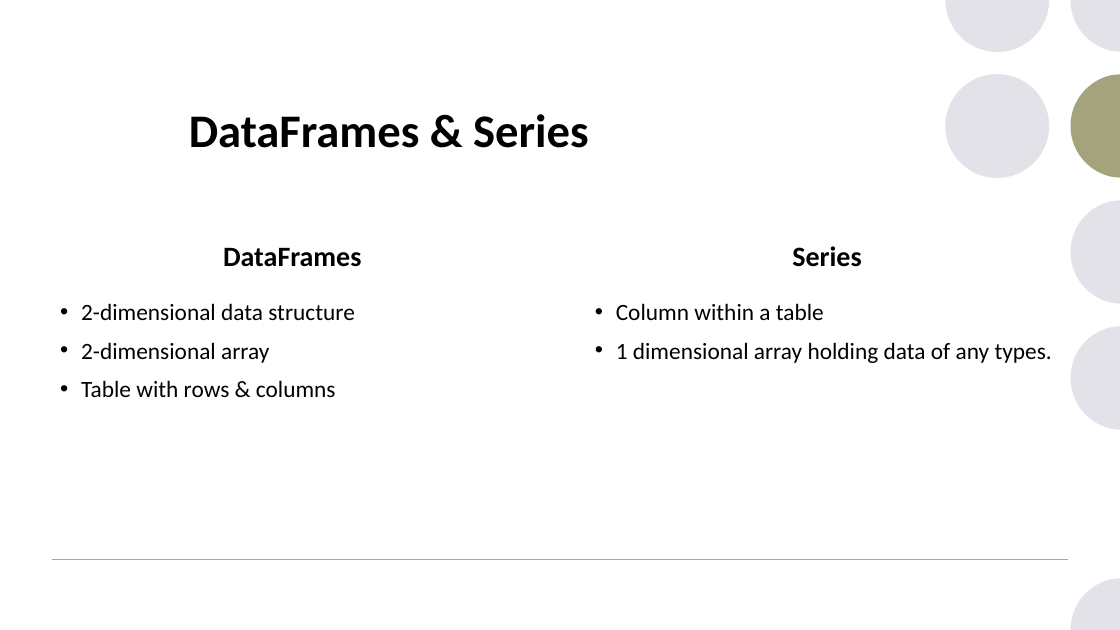
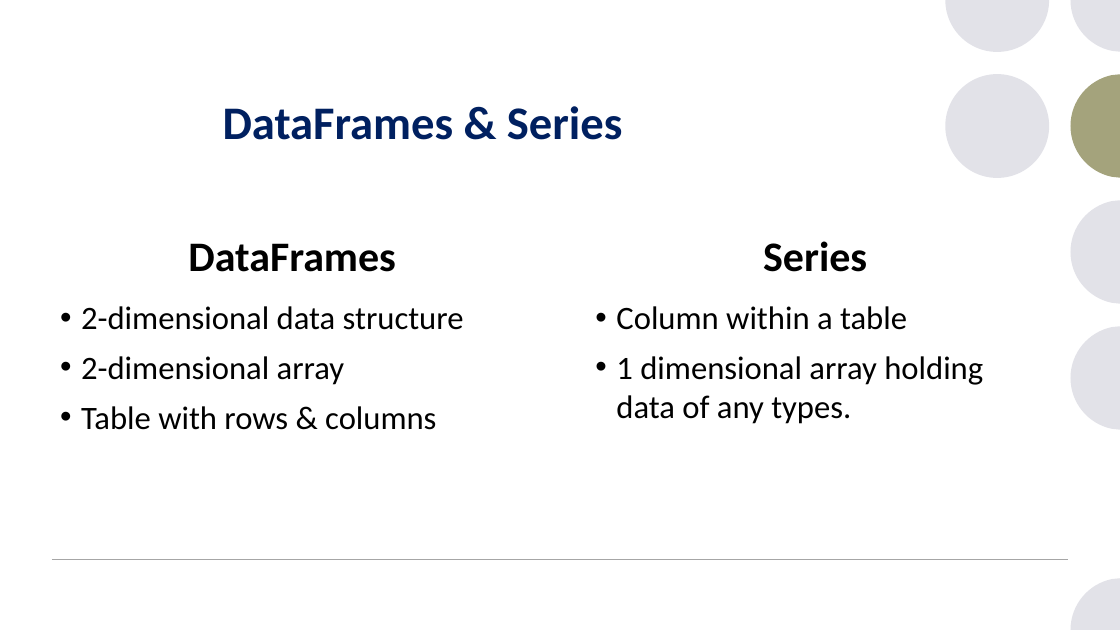
Before and after one commit to JohanBester/PythonResources, a slide deck: slide 6 of DAP_PowerPoints/week6-pandas.pptx (slide 7 before the commit). Drawn at 1120x630 pixels with LibreOffice and Linux fonts; fonts in the diff are those of the drawing. Boxes give left, top, right and bottom in pixels: in the first picture for what was removed or moved away, otherwise in the second. Text is boxed around its words. In the diff, an @@ line names an element or a change of style, - is before the commit and + after.

```diff
--- a/DAP_PowerPoints/week6-pandas.pptx
+++ b/DAP_PowerPoints/week6-pandas.pptx
@@ title "DataFrames & Series": place and size @@
-title "DataFrames & Series" at [189, 114, 588, 148]
+title "DataFrames & Series" at [223, 106, 622, 140]
@@ title "DataFrames & Series" at [223, 106, 622, 140]: text colour #000000 to #002060 @@
@@ text "DataFrames" at [188, 243, 396, 272]: size 24 to 36 pt @@
@@ text "Series" at [763, 241, 867, 272]: size 24 to 36 pt @@
@@ text "2-dimensional data structure" at [81, 306, 464, 430]: size 20 to 28 pt @@
@@ text "Column within a table" at [616, 306, 983, 424]: size 20 to 28 pt @@
```
Also in this commit, not shown: 63 other slides changed, 2 slides removed, 17 other files.
